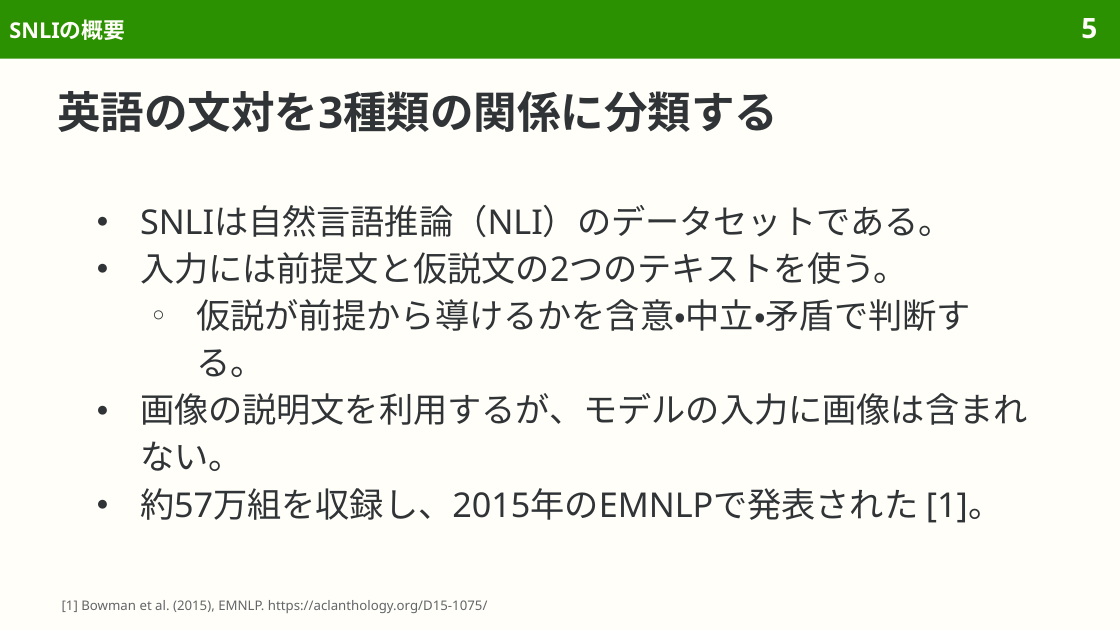
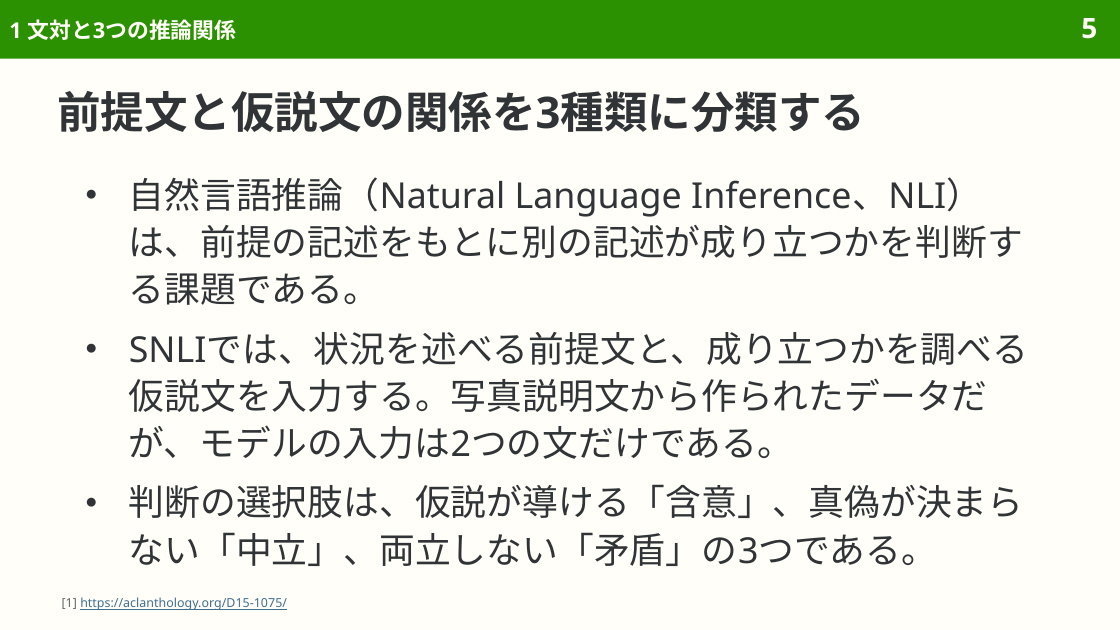
Before and after one commit to sasakiy84/datasets-in-10-minutes, a slide deck: slide 5 of slides/datasets-in-10-minutes-snli.pptx. Drawn at 1120x630 pixels with LibreOffice and Linux fonts; fonts in the diff are those of the drawing. Boxes give left, top, right and bottom in pixels: in the first picture for what was removed or moved away, otherwise in the second. Text is boxed around its words. In the diff, an @@ line names an element or a change of style, - is before the commit and + after.

```diff
--- a/slides/datasets-in-10-minutes-snli.pptx
+++ b/slides/datasets-in-10-minutes-snli.pptx
@@ title at [9,19,236,40]: text changed @@
-SNLIの概要
+1 文対と3つの推論関係
@@ title at [57,91,865,132]: text changed @@
-英語の文対を3種類の関係に分類する
+前提文と仮説文の関係を3種類に分類する
@@ text at [129,177,1029,566]: text changed; size 22 to 23 pt @@
-● SNLIは自然言語推論（NLI）のデータセットである。
-● 入力には前提文と仮説文の2つのテキストを使う。
-  ○ 仮説が前提から導けるかを含意・中立・矛盾で判断する。
-● 画像の説明文を利用するが、モデルの入力に画像は含まれない。
-● 約57万組を収録し、2015年のEMNLPで発表された [1]。
+● 自然言語推論（Natural Language Inference、NLI）は、前提の記述をもとに別の記述が成り立つかを判断する課題である。
+● SNLIでは、状況を述べる前提文と、成り立つかを調べる仮説文を入力する。写真説明文から作られたデータだが、モデルの入力は2つの文だけである。
+● 判断の選択肢は、仮説が導ける「含意」、真偽が決まらない「中立」、両立しない「矛盾」の3つである。
@@ text at [62,597,287,610]: text changed; size 8.5 to 8 pt; text colour #626669 to #3F6F8F @@
-[1] Bowman et al. (2015), EMNLP. https://aclanthology.org/D15-1075/
+[1] https://aclanthology.org/D15-1075/
```
Also in this commit, not shown: 61 other slides changed, 11 slides added, 1 slide removed, 12 other files.
